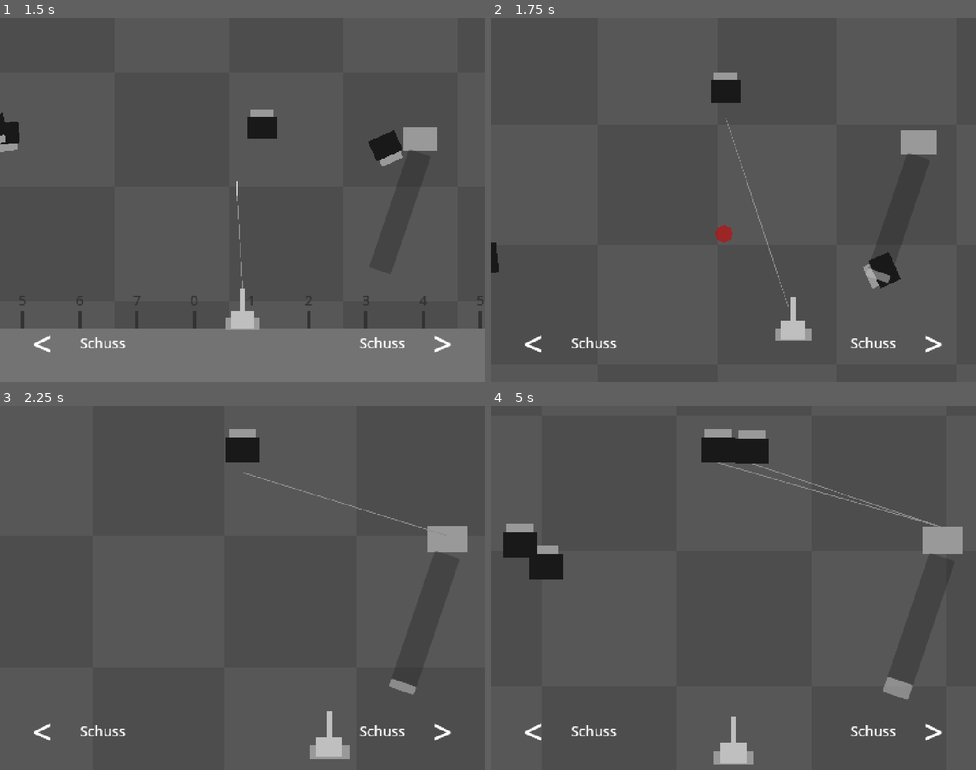
Above: before the commit, frames 1-4 (two rows, left to right).
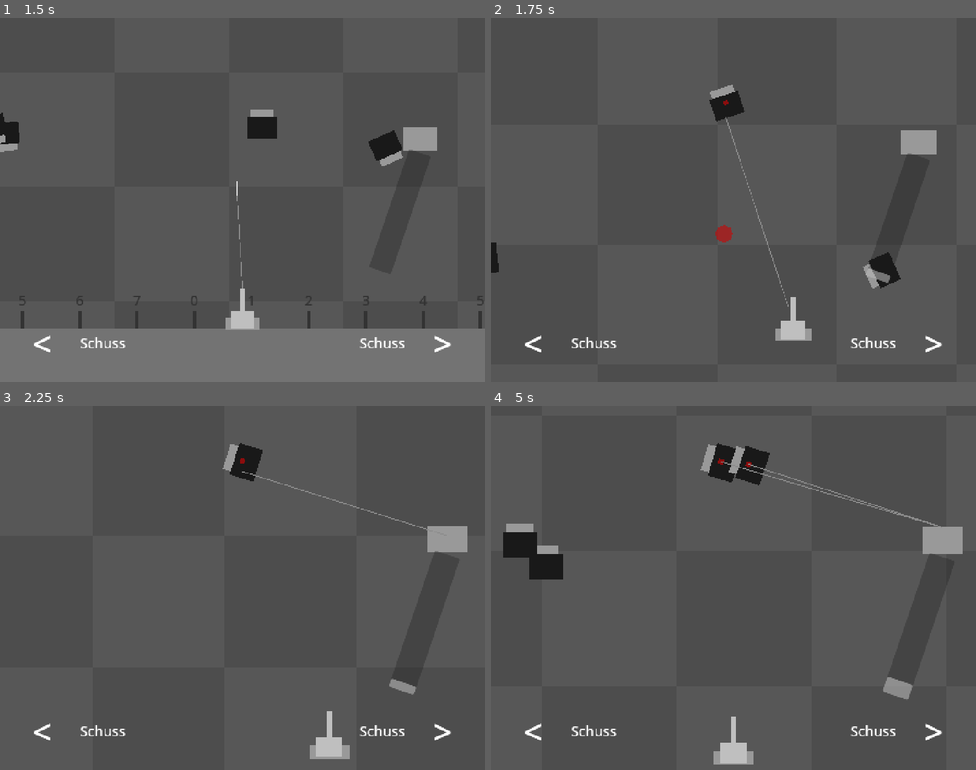
Above: after the commit, the same moments.

Repository: Philipp-Mallmann/fliegen-sind-aliens
Game: Godot game, scene res://szenen/spiel.tscn
Two runs of this game, one before a commit and one after it. Both use one fixed random seed, a clock stepped at 60 frames per second and the inputs below.
Inputs:
- Up to frame 1 (1.5 s): hold D (rechts) 0.53-1.28 s; tap Space (schiessen) at 0.6, 1.35 s; hold A (links) from 1.28 s (still down)
- Up to frame 2 (1.75 s): keep holding A (links)
- Up to frame 3 (2.25 s): release A (links) at 2.03 s; hold D (rechts) from 2.03 s (still down); tap Space (schiessen) at 2.1 s
- Up to frame 4 (5 s): tap Space (schiessen) at 2.85, 3.6, 4.35 s; release D (rechts) at 3.53 s; hold A (links) from 3.53 s (still down)

Frame 1 is identical in both runs. In frame 2, 0.6% of the frame differs, in the area x 45-60%, y 15-73%; in frame 3, 0.8%; in frame 4, 1.7%, in the area x 43-90%, y 6-33%.

Commit message:
Spass-Test 11: Spiess-Fliegen haengen mit Schussloch am Faden, Faecher lockerer verteilt
Co-Authored-By: Claude Opus 5.5 <noreply@anthropic.com>

Diff:
--- a/skripte/faecher.gd
+++ b/skripte/faecher.gd
@@ -3,14 +3,14 @@
 # Wird gesendet, wenn eine Fliege aus dem Faecher entfernt wurde. Mit dabei: ihre Flugkraft.
 signal verloren(flugkraft: int)
 
-# Wie weit zwei Fliegen im Faecher auseinander sind, solange er noch nicht schrumpfen muss, in Pixeln.
-@export var abstand: float = 110.0
+# Wie weit zwei Fliegen im Faecher auseinander sind, solange er noch nicht schrumpfen muss, in Pixeln. Unter 100 ueberlappen sie sich leicht.
+@export var abstand: float = 90.0
 # Wie breit der Faecher hoechstens werden darf, in Pixeln. Das Bild ist 1440 breit, 1152 laesst je ein Zehntel (144) Rand.
 @export var breite: float = 1152.0
 # Wie lange das Zusammenruecken und Schrumpfen dauert, in Sekunden. Lang heisst: man merkt es kaum.
 @export var gleitdauer: float = 1.5
 # Wie weit eine Fliege hoechstens ueber oder unter der Linie haengt, in Pixeln. Macht den Faecher natuerlicher.
-@export var hoehen_streuung: float = 20.0
+@export var hoehen_streuung: float = 60.0
 
 # Die Nadeln mit Fliege, die im Faecher haengen, von links nach rechts.
 var reihe: Array[Node2D] = []
--- a/skripte/nadel.gd
+++ b/skripte/nadel.gd
@@ -11,7 +11,7 @@
 @export var blutfleck_szene: PackedScene
 # Um wie viel die Trefferflaeche einer Fliege groesser ist als die Fliege selbst. 1.125 heisst: ein Achtel groesser.
 @export var trefferzugabe: float = 1.125
-# Wie weit die aufgespiessten Fliegen am Faden untereinander haengen, in Pixeln. Die Fliege ist 100 hoch.
+# Wie weit die aufgespiessten Fliegen am Faden hintereinander haengen, in Pixeln. Die Fliege ist 100 gross.
 @export var spiess_abstand: float = 110.0
 
 # Wie viele Pixel die Nadel schon geflogen ist.
@@ -75,14 +75,13 @@
 
 
 func aufspiessen(getroffene: Node2D) -> void:
-	for alte in aufgespiesste:
-		alte.position.y += spiess_abstand
 	aufgespiesste.append(getroffene)
 	getroffene.gefangen = true
 	getroffene.get_node("Summen").stop()
 	$TonTreffer.play()
 	getroffene.reparent(self)
 	getroffene.position = Vector2.ZERO
+	getroffene.get_node("Loch").visible = true
 	var fleck: Node2D = blutfleck_szene.instantiate()
 	get_parent().add_child(fleck)
 	fleck.global_position = global_position
@@ -104,3 +103,10 @@
 	if anker == null:
 		return
 	$Faden.points = PackedVector2Array([anker.global_position, $Oese.global_position])
+	var richtung: Vector2 = $Oese.global_position.direction_to(anker.global_position)
+	var anzahl: int = aufgespiesste.size()
+	for nummer in anzahl:
+		var fliege: Node2D = aufgespiesste[nummer]
+		var schritte: int = anzahl - 1 - nummer
+		fliege.global_position = $Oese.global_position + richtung * spiess_abstand * global_scale.x * schritte
+		fliege.global_rotation = richtung.angle() - PI / 2.0
--- a/szenen/fliege.tscn
+++ b/szenen/fliege.tscn
@@ -25,3 +25,12 @@
 volume_db = -20.0
 autoplay = true
 max_distance = 760.0
+
+[node name="Loch" type="ColorRect" parent="."]
+visible = false
+offset_left = -8.0
+offset_top = -8.0
+offset_right = 8.0
+offset_bottom = 8.0
+mouse_filter = 2
+color = Color(0.55, 0.05, 0.05, 1)
Not shown, changed: ERKLAERUNG.md
